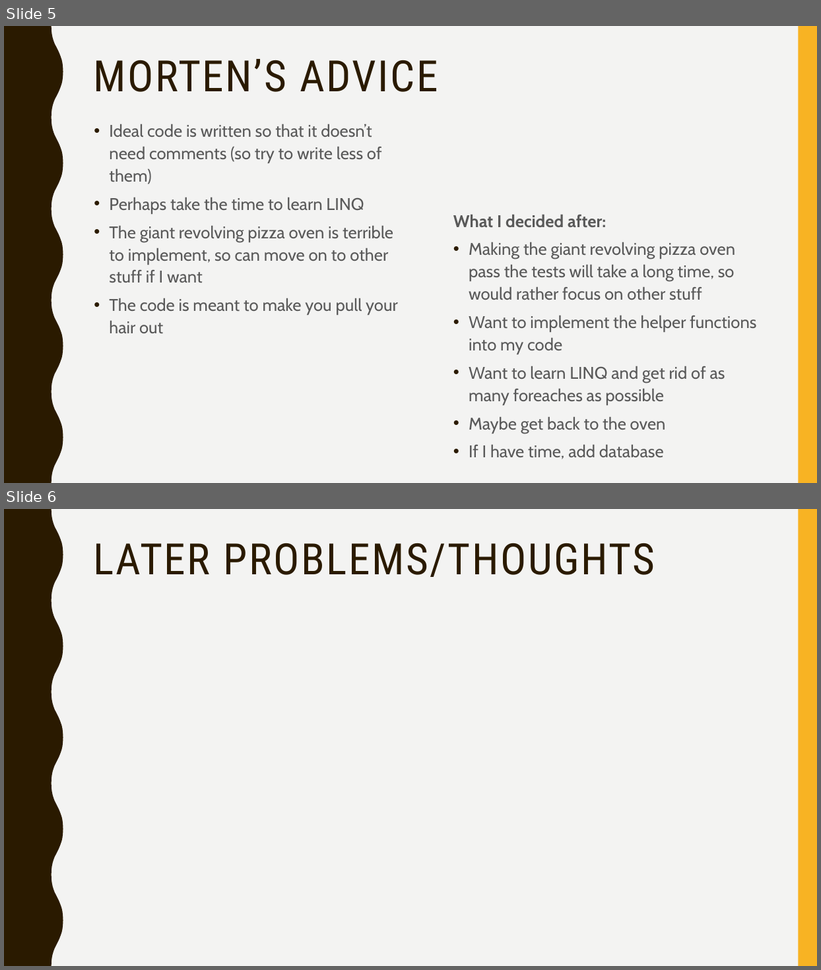
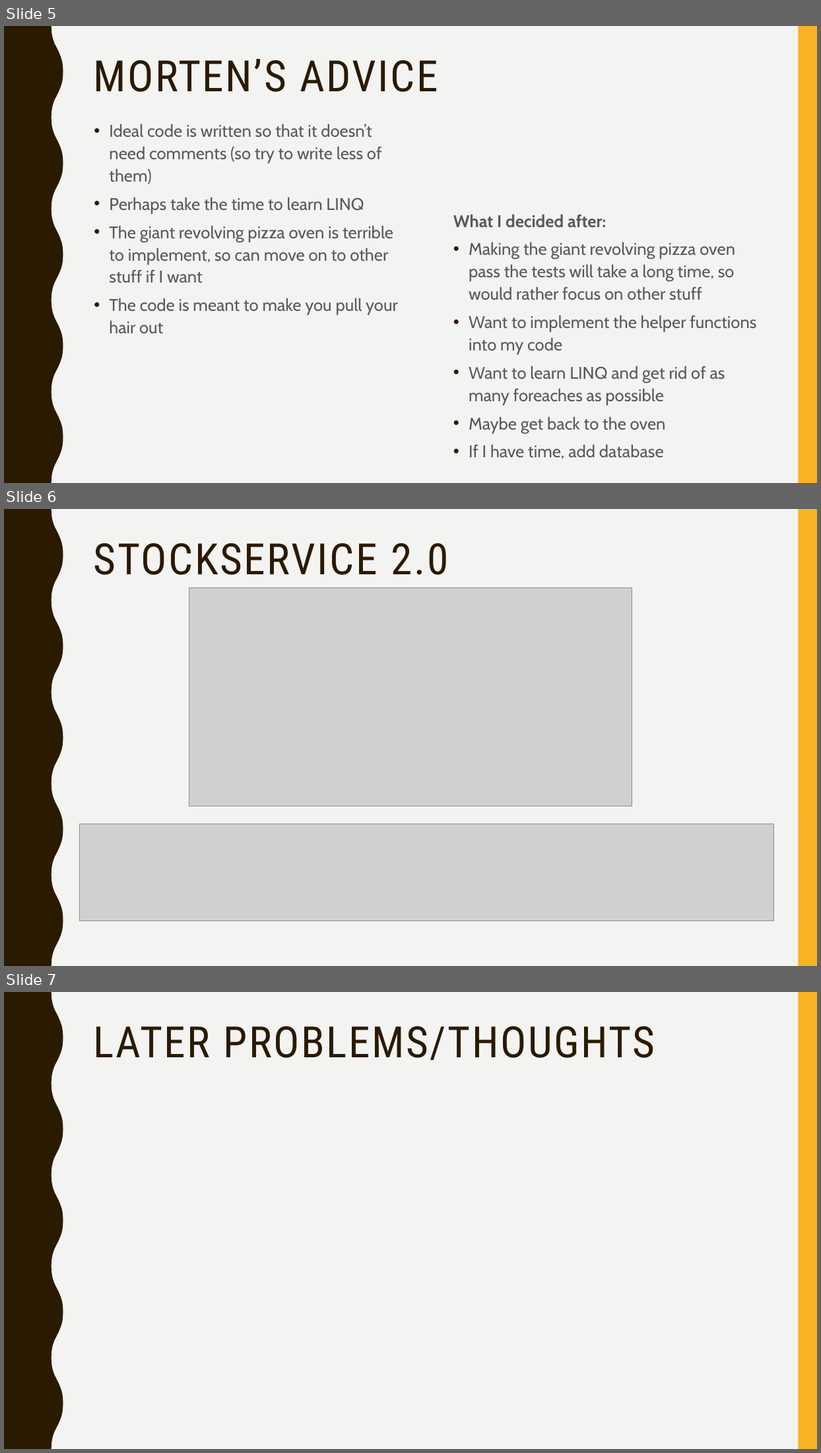
Before and after one commit to Exopi-Talent-Academy/PizzaSolutionRebekka, a slide deck: PizzaSolution Presentation.pptx. Shown one above the other, each under a label of ours: slides 5 and 6 before the commit, slides 5, 6 and 7 after it. The pictures are 821x970 and 821x1453 pixels, drawn with LibreOffice and Linux fonts; fonts in the diff are those of the drawing; grey boxes stand for pictures. Boxes give left, top, right and bottom in pixels: in the first picture for what was removed or moved away, otherwise in the second. Text is boxed around its words. In the diff, an @@ line names an element or a change of style, - is before the commit and + after.

Commit message:
Decided to not change much in Stock Service and added explanation in presentation

```diff
--- a/PizzaSolution Presentation.pptx
+++ b/PizzaSolution Presentation.pptx
@@ slide 6 added at <box>4,509,817,966</box>, background #F3F3F2; not listed: 2 template elements that a slide beside it also shows @@
@@ title added at <box>94,543,449,575</box>, 51 pt, text #2A1A00 @@
+STOCKSERVICE 2.0
@@ picture added at <box>189,588,632,806</box> @@
@@ picture added at <box>80,824,774,921</box> @@
@@ what was slide 6 is now slide 7 @@
```
Also in this commit, not shown: 1 other slide added, 1 slide removed, 1 other file.
